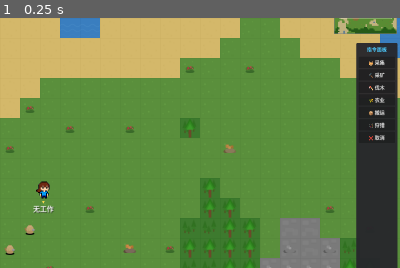
Above: before the commit, frame 1.
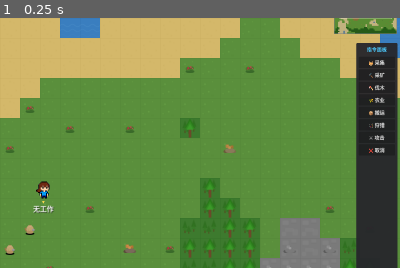
Above: after the commit, the same moment.

Repository: ZhanXuzhao/the-path-of-humanity
Game: Godot game, scene res://scenes/game.tscn
The game is run twice, just before and just after one commit, with the same random seed, the same clock (stepped at 60 frames per second) and the same inputs.
Inputs:
- Up to frame 1 (0.25 s): no input
The pictures show only the part of the screen within x 50-100%, y 10-60%; the shares and areas given below are measured in that part.

The runs differ from the first frame. In frame 1, 0.1% of the frame differs, in the area x 92-97%, y 46-54%.

Commit message:
指令面板新增攻击指令：可标记敌人为攻击目标，有战斗工作的居民会攻击标记的敌人

Diff:
--- a/scripts/core/game.gd
+++ b/scripts/core/game.gd
@@ -95,6 +95,9 @@
 
 # 已标记的野猪 {boar_instance_id: true} — 狩猎目标
 var designated_boars: Dictionary = {}
+
+# 已标记的敌对敌人 {enemy_instance_id: true} — 攻击目标
+var designated_enemies: Dictionary = {}
 
 signal designation_mode_changed(active: bool, work_type: int)
 signal clear_mode_changed(active: bool)
@@ -459,6 +462,10 @@
 	"""切换指定网格位置的资源标记状态，返回标记后的状态（true=已标记）"""
 	var key = "%d,%d" % [grid_pos.x, grid_pos.y]
 	var is_auto = (designation_work_type == -2)
+
+	# 攻击模式：标记/取消标记敌人
+	if designation_work_type == WorkManager.WorkType.COMBAT:
+		return _toggle_enemy_designation_at(grid_pos)
 
 	# 狩猎/自动模式：标记/取消标记野猪
 	if designation_work_type == WorkManager.WorkType.HUNTING or is_auto:
@@ -569,8 +576,44 @@
 func is_boar_designated(boar_instance_id: int) -> bool:
 	return designated_boars.has(boar_instance_id)
 
+# -------- 敌人标记（攻击） --------
+func _toggle_enemy_designation_at(grid_pos: Vector2i) -> bool:
+	"""切换指定网格位置的敌人标记状态"""
+	var tile_center = Vector2(
+		grid_pos.x * world.tile_size + world.tile_size / 2.0,
+		grid_pos.y * world.tile_size + world.tile_size / 2.0
+	)
+	return _toggle_enemy_designation_at_pos(tile_center)
+
+func _toggle_enemy_designation_at_pos(global_pos: Vector2) -> bool:
+	"""使用鼠标像素位置查找并标记敌人"""
+	var click_dist = world.tile_size * 0.6
+
+	for e in enemies:
+		if not is_instance_valid(e) or e.state == e.EnemyState.DEAD:
+			continue
+		var dist = e.position.distance_to(global_pos)
+		if dist < click_dist:
+			var inst_id = e.get_instance_id()
+			if designated_enemies.has(inst_id):
+				designated_enemies.erase(inst_id)
+				e.is_designated = false
+				e.queue_redraw()
+				designated_resources_changed.emit()
+				return true
+			else:
+				designated_enemies[inst_id] = true
+				e.is_designated = true
+				e.queue_redraw()
+				designated_resources_changed.emit()
+				return true
+	return false
+
+func is_enemy_designated(enemy_instance_id: int) -> bool:
+	return designated_enemies.has(enemy_instance_id)
+
 func clear_all_designations():
-	"""清除所有标记（包括资源标记和野猪标记）"""
+	"""清除所有标记（包括资源标记、野猪标记和敌人标记）"""
 	designated_resources.clear()
 	# 清除所有野猪标记视觉
 	for b in boars:
@@ -578,6 +621,12 @@
 			b.is_designated = false
 			b.queue_redraw()
 	designated_boars.clear()
+	# 清除所有敌人标记视觉
+	for e in enemies:
+		if is_instance_valid(e):
+			e.is_designated = false
+			e.queue_redraw()
+	designated_enemies.clear()
 	designated_resources_changed.emit()
 
 func clear_designations_by_type(work_type: int):
@@ -644,13 +693,31 @@
 	var max_y = maxi(from_grid.y, to_grid.y)
 	var is_auto = (designation_work_type == -2)
 
+	var tile_size = world.tile_size if world else 32.0
+	var rect_pixel_min = Vector2(min_x * tile_size, min_y * tile_size)
+	var rect_pixel_max = Vector2((max_x + 1) * tile_size, (max_y + 1) * tile_size)
+
+	# 攻击模式：标记矩形内的敌对敌人
+	if designation_work_type == WorkManager.WorkType.COMBAT:
+		var enemy_changed = false
+		for e in enemies:
+			if not is_instance_valid(e) or e.state == e.EnemyState.DEAD:
+				continue
+			if e.position.x >= rect_pixel_min.x and e.position.x < rect_pixel_max.x \
+					and e.position.y >= rect_pixel_min.y and e.position.y < rect_pixel_max.y:
+				var inst_id = e.get_instance_id()
+				if not designated_enemies.has(inst_id):
+					designated_enemies[inst_id] = true
+					e.is_designated = true
+					e.queue_redraw()
+					enemy_changed = true
+		if enemy_changed:
+			designated_resources_changed.emit()
+		return
+
 	# 标记矩形内的野猪（狩猎模式专用，或自动模式下也标记）
 	var boar_changed = false
 	if designation_work_type == WorkManager.WorkType.HUNTING or is_auto:
-		var tile_size = world.tile_size if world else 32.0
-		var rect_pixel_min = Vector2(min_x * tile_size, min_y * tile_size)
-		var rect_pixel_max = Vector2((max_x + 1) * tile_size, (max_y + 1) * tile_size)
-
 		for b in boars:
 			if not is_instance_valid(b) or b.state == b.BoarState.DEAD:
 				continue
@@ -705,6 +772,20 @@
 	var rect_pixel_min = Vector2(min_x * tile_size, min_y * tile_size)
 	var rect_pixel_max = Vector2((max_x + 1) * tile_size, (max_y + 1) * tile_size)
 
+	# 清除矩形内的敌人标记
+	var enemy_changed = false
+	for e in enemies:
+		if not is_instance_valid(e) or e.state == e.EnemyState.DEAD:
+			continue
+		if e.position.x >= rect_pixel_min.x and e.position.x < rect_pixel_max.x \
+				and e.position.y >= rect_pixel_min.y and e.position.y < rect_pixel_max.y:
+			var inst_id = e.get_instance_id()
+			if designated_enemies.has(inst_id):
+				designated_enemies.erase(inst_id)
+				e.is_designated = false
+				e.queue_redraw()
+				enemy_changed = true
+
 	# 清除矩形内的野猪标记
 	var boar_changed = false
 	for b in boars:
@@ -728,7 +809,7 @@
 				designated_resources.erase(key)
 				changed = true
 
-	if changed or boar_changed:
+	if changed or boar_changed or enemy_changed:
 		designated_resources_changed.emit()
 
 func _update_designation_drag_visual():
@@ -1208,8 +1289,11 @@
 					# 判断是点选还是框选
 					if _drag_start_grid == end_grid:
 						var is_auto = (designation_work_type == -2)
+						# 攻击模式：点选切换敌人标记
+						if designation_work_type == WorkManager.WorkType.COMBAT:
+							_toggle_enemy_designation_at_pos(global_pos)
 						# 点选：先尝试切换野猪标记（使用鼠标实际像素位置）
-						if designation_work_type == WorkManager.WorkType.HUNTING or is_auto:
+						elif designation_work_type == WorkManager.WorkType.HUNTING or is_auto:
 							if not _toggle_boar_designation_at_pos(global_pos) and is_auto:
 								# 自动模式下未点到野猪，回退到常规资源标记
 								toggle_resource_designation(_drag_start_grid)
@@ -1689,6 +1773,10 @@
 	var hunting_tasks = _scan_hunting_targets(idle_settlers)
 	tasks.append_array(hunting_tasks)
 
+	# 4.25 战斗任务 - 攻击被标记的敌对敌人
+	var combat_tasks = _scan_enemy_combat_targets(idle_settlers)
+	tasks.append_array(combat_tasks)
+
 	# 4.5 维修任务 - 修复受损建筑
 	var repair_tasks = _scan_repair_tasks(idle_settlers)
 	tasks.append_array(repair_tasks)
@@ -1804,6 +1892,36 @@
 			"work_required": 10.0,
 			"work_type": WorkManager.WorkType.HUNTING,
 			"boar_instance_id": inst_id,
+		})
+
+	return result
+
+func _scan_enemy_combat_targets(_idle_settlers: Array) -> Array:
+	"""扫描被标记的敌对敌人，生成战斗任务"""
+	var result: Array = []
+	if designated_enemies.is_empty():
+		return result
+
+	for e in enemies:
+		if not is_instance_valid(e) or e.state == e.EnemyState.DEAD:
+			var dead_id = e.get_instance_id() if is_instance_valid(e) else 0
+			if designated_enemies.has(dead_id):
+				designated_enemies.erase(dead_id)
+			continue
+
+		var inst_id = e.get_instance_id()
+		if not designated_enemies.has(inst_id):
+			continue
+
+		result.append({
+			"id": "combat_%d" % inst_id,
+			"type": "COMBAT",
+			"target_pos": Vector2i.ZERO,
+			"target_world_pos": e.position,
+			"skill": "combat",
+			"work_required": 10.0,
+			"work_type": WorkManager.WorkType.COMBAT,
+			"enemy_instance_id": inst_id,
 		})
 
 	return result
@@ -2291,6 +2409,10 @@
 		if not is_instance_valid(e) or e.state == e.EnemyState.DEAD:
 			dead_enemies.append(e)
 	for e in dead_enemies:
+		if is_instance_valid(e):
+			var dead_id = e.get_instance_id()
+			if designated_enemies.has(dead_id):
+				designated_enemies.erase(dead_id)
 		enemies.erase(e)
 
 	# 定居者自动反击射程内的敌人
--- a/scripts/entities/enemy.gd
+++ b/scripts/entities/enemy.gd
@@ -65,6 +65,8 @@
 
 # 选中状态
 var is_selected: bool = false
+# 攻击标记状态（被玩家标记为攻击目标）
+var is_designated: bool = false
 var _status_font: Font = null
 
 const TILE_SIZE: float = 32.0
@@ -116,6 +118,19 @@
 
 func _draw():
 	var half_size = TILE_SIZE * 0.5
+
+	# 被标记为攻击目标时，始终显示标记指示
+	if is_designated:
+		var mark_rect = Rect2(-half_size, -half_size, TILE_SIZE, TILE_SIZE)
+		# 深红色标记边框（比选中更粗更亮）
+		draw_rect(mark_rect, Color(1.0, 0.1, 0.1, 0.12), true)
+		draw_rect(mark_rect, Color(1.0, 0.1, 0.1, 0.8), false, 3.0)
+		# 右上角画一个攻击标记（X形）
+		var cross_size = 6.0
+		var cx = half_size - 4.0
+		var cy = -half_size + 4.0
+		draw_line(Vector2(cx - cross_size, cy - cross_size), Vector2(cx + cross_size, cy + cross_size), Color(1.0, 0.0, 0.0, 0.9), 2.0)
+		draw_line(Vector2(cx + cross_size, cy - cross_size), Vector2(cx - cross_size, cy + cross_size), Color(1.0, 0.0, 0.0, 0.9), 2.0)
 
 	if not is_selected:
 		return
--- a/scripts/entities/settler.gd
+++ b/scripts/entities/settler.gd
@@ -209,7 +209,10 @@
 		SettlerState.EATING:
 			_tick_eat(delta)
 		SettlerState.COMBAT:
-			_tick_hunting(delta)
+			if current_task and current_task.get("type") == "COMBAT":
+				_tick_combat(delta)
+			else:
+				_tick_hunting(delta)
 
 # -------- 选中状态 --------
 func set_selected(selected: bool):
@@ -528,6 +531,9 @@
 						_tick_haul_construct()
 				"HUNTING":
 					# 到达狩猎区后切换到战斗状态，由 _tick_hunting 处理
+					set_state(SettlerState.COMBAT, true)
+				"COMBAT":
+					# 到达目标位置后切换到战斗状态，由 _tick_combat 处理
 					set_state(SettlerState.COMBAT, true)
 				_:
 					set_state(SettlerState.WORKING, true)
@@ -1661,6 +1667,48 @@
 			current_task["target_world_pos"] = boar.position
 		# 若在 1~1.5 倍射程之间，原地等待野猪靠近或下一帧继续判断
 
+func _tick_combat(_delta):
+	"""战斗状态：追杀被标记的敌对敌人"""
+	if current_task == null:
+		set_state(SettlerState.IDLE, true)
+		return
+
+	var enemy_inst_id = current_task.get("enemy_instance_id", 0)
+	if enemy_inst_id == 0:
+		complete_task()
+		return
+
+	# 通过实例ID查找敌人
+	var enemy = instance_from_id(enemy_inst_id) if enemy_inst_id else null
+	if enemy == null or not is_instance_valid(enemy) or enemy.state == enemy.EnemyState.DEAD:
+		# 敌人已死亡，清理标记并完成任务
+		var game = get_node_or_null("/root/Game")
+		if game:
+			game.designated_enemies.erase(enemy_inst_id)
+		complete_task()
+		return
+
+	# 检查是否有弓箭
+	if not has_ranged_weapon():
+		complete_task()
+		return
+
+	# 检查距离——在射程内则射箭
+	var dist = position.distance_to(enemy.position)
+	if dist <= ARROW_RANGE:
+		# 面向敌人
+		var dir = enemy.position - position
+		if dir.length_squared() > 0:
+			facing_direction = dir.normalized()
+		# 射箭
+		shoot_at(enemy)
+	else:
+		# 距离太远：追击敌人
+		var min_chase_dist = ARROW_RANGE * 1.5
+		if dist > min_chase_dist:
+			move_to(enemy.position)
+			current_task["target_world_pos"] = enemy.position
+
 # 姓氏池（100个）
 const SURNAMES = [
 	"李", "王", "张", "刘", "陈", "杨", "赵", "黄", "周", "吴",
--- a/scripts/ui/command_panel.gd
+++ b/scripts/ui/command_panel.gd
@@ -17,6 +17,7 @@
 	{"name": "农业", "work_type": WorkManager.WorkType.FARMING, "icon": "🌾", "desc": "标记浆果丛资源"},
 	{"name": "搬运", "work_type": WorkManager.WorkType.HAULING, "icon": "📦", "desc": "标记地面物品为搬运目标"},
 	{"name": "狩猎", "work_type": WorkManager.WorkType.HUNTING, "icon": "🏹", "desc": "标记野生动物为狩猎目标"},
+	{"name": "攻击", "work_type": WorkManager.WorkType.COMBAT, "icon": "⚔️", "desc": "标记敌对敌人为攻击目标，有战斗工作的居民会攻击标记的敌人"},
 ]
 
 @onready var button_container: VBoxContainer = $MarginContainer/VBox/ButtonContainer
